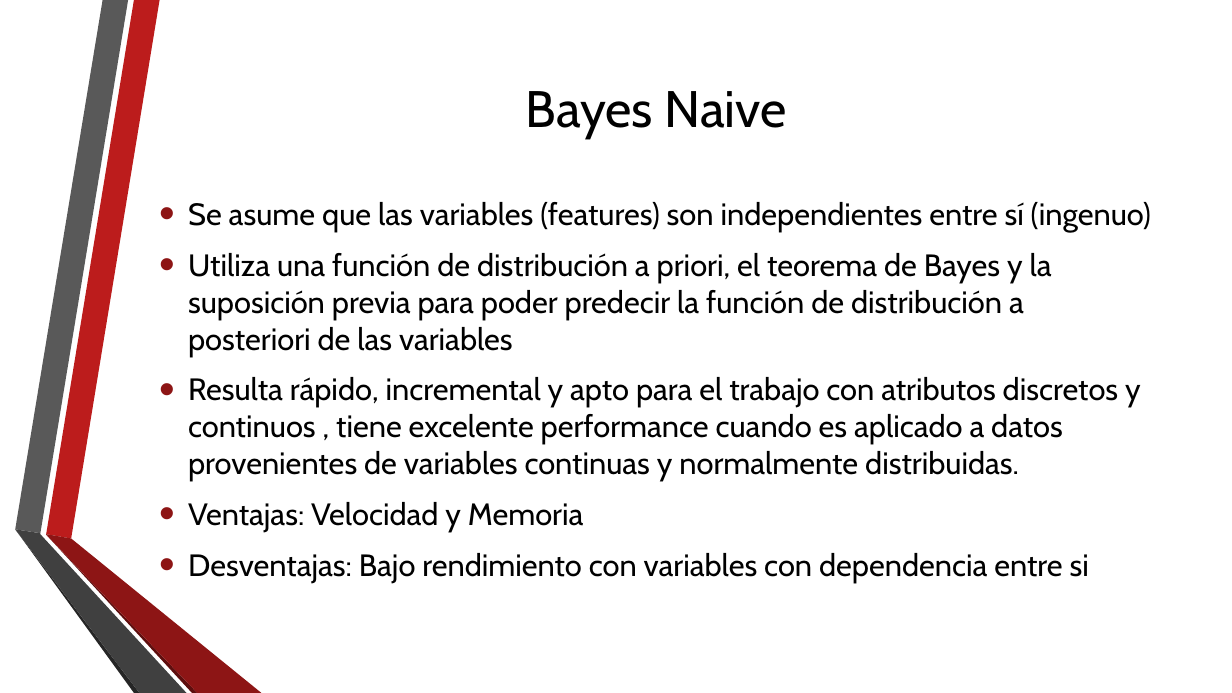
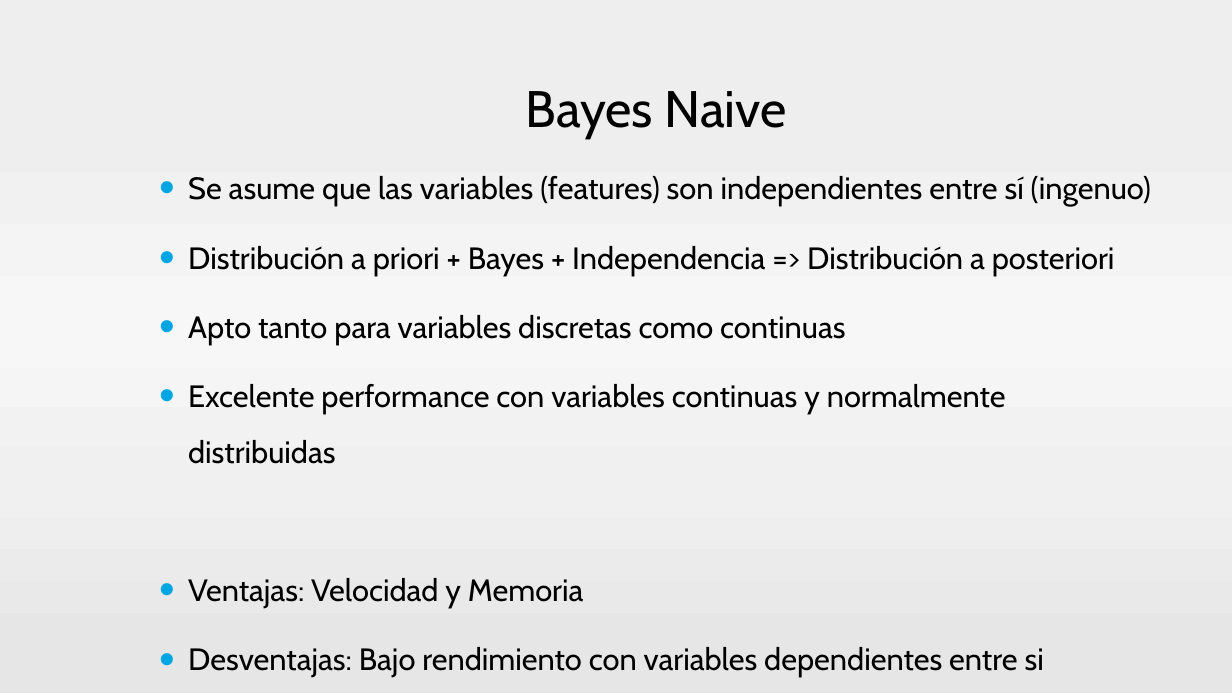
Before and after one commit to neozero86/tesis-megea, a slide deck: slide 12 of Presentacion/PresentacionTesis.pptx (slide 13 before the commit). Drawn at 1232x693 pixels with LibreOffice and Linux fonts; fonts in the diff are those of the drawing; background and template pictures are left out. Boxes give left, top, right and bottom in pixels: in the first picture for what was removed or moved away, otherwise in the second. Text is boxed around its words. In the diff, an @@ line names an element or a change of style, - is before the commit and + after.

```diff
--- a/Presentacion/PresentacionTesis.pptx
+++ b/Presentacion/PresentacionTesis.pptx
@@ background picture (left out) to gradient #EEEEEE to #F1F1F1 to #F7F7F7 to #F0F0F0 to #E6E6E6 @@
@@ text "Se asume que las variables ...": place and size @@
-text "Se asume que las variables ..." at <box>188,202,1151,583</box>
+text "Se asume que las variables ..." at <box>188,176,1151,677</box>
@@ text at <box>188,176,1151,608</box>: line spacing 1 to 1.5; bullet colour #8D1515 to #00A6E1 @@
@@ text at <box>188,246,1115,464</box>: text changed @@
-• Utiliza una función de distribución a priori, el teorema de Bayes y la suposición previa para poder predecir la función de distribución a posteriori de las variables
-• Resulta rápido, incremental y apto para el trabajo con atributos discretos y continuos , tiene excelente performance cuando es aplicado a datos provenientes de variables continuas y normalmente distribuidas.
+• Distribución a priori + Bayes + Independencia => Distribución a posteriori
+• Apto tanto para variables discretas como continuas
+• Excelente performance con variables continuas y normalmente distribuidas
@@ group removed at <box>15,0,262,693</box>: 6 freeform shapes @@
@@ text at <box>188,647,1044,677</box>: text changed @@
-• Desventajas: Bajo rendimiento con variables con dependencia entre si
+• Desventajas: Bajo rendimiento con variables dependientes entre si
```
Also in this commit, not shown: 67 other slides changed, 2 slides added, 2 slides removed.
